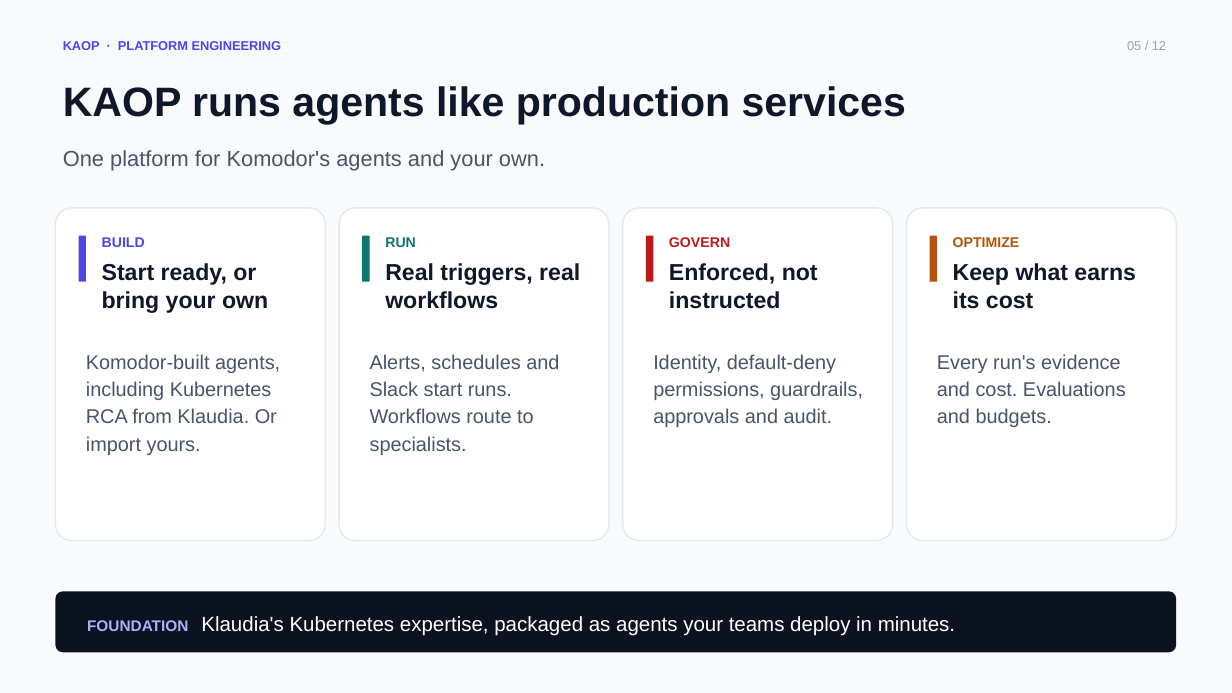
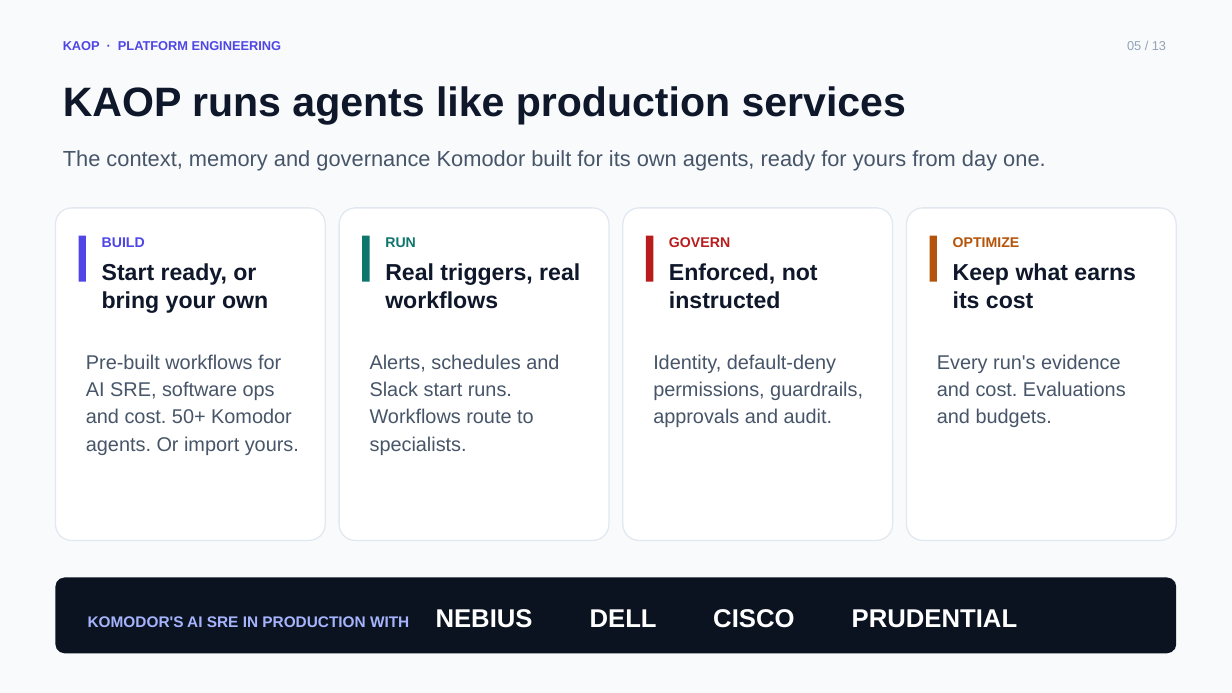
Before and after one commit to chizeni24/komodor-production-lab, a slide deck: slide 5 of docs/presentation/KAOP_Customer_Pitch.pptx. Drawn at 1232x693 pixels with LibreOffice and Linux fonts; fonts in the diff are those of the drawing. Boxes give left, top, right and bottom in pixels: in the first picture for what was removed or moved away, otherwise in the second. Text is boxed around its words. In the diff, an @@ line names an element or a change of style, - is before the commit and + after.

```diff
--- a/docs/presentation/KAOP_Customer_Pitch.pptx
+++ b/docs/presentation/KAOP_Customer_Pitch.pptx
@@ text at (63, 150, 1045, 171): text changed @@
-One platform for Komodor's agents and your own.
+The context, memory and governance Komodor built for its own agents, ready for yours from day one.
@@ text at (86, 354, 299, 455): text changed @@
-Komodor-built agents, including Kubernetes RCA from Klaudia. Or import yours.
+Pre-built workflows for AI SRE, software ops and cost. 50+ Komodor agents. Or import yours.
@@ rounded rectangle "KOMODOR'S AI SRE IN PRODUCTION ...": place and size @@
-rounded rectangle "KOMODOR'S AI SRE IN PRODUCTION ..." at (55, 592, 1177, 653)
+rounded rectangle "KOMODOR'S AI SRE IN PRODUCTION ..." at (55, 578, 1177, 653)
@@ text in rounded rectangle at (88, 609, 1018, 628): text changed; size 16 to 12 pt; text colour #FFFFFF to #A5B4FC; bold on @@
-FOUNDATION Klaudia's Kubernetes expertise, packaged as agents your teams deploy in minutes.
+KOMODOR'S AI SRE IN PRODUCTION WITH NEBIUS DELL CISCO PRUDENTIAL
```
Also in this commit, not shown: 12 other slides changed, 1 slide added, 5 other files.
